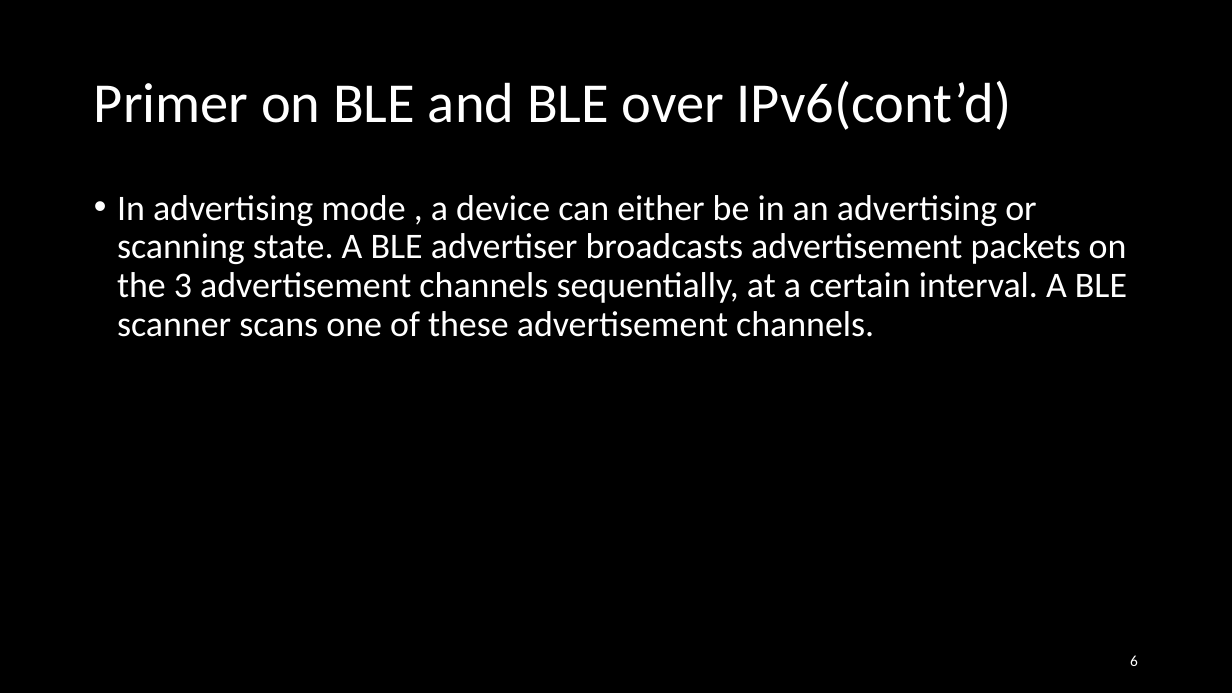
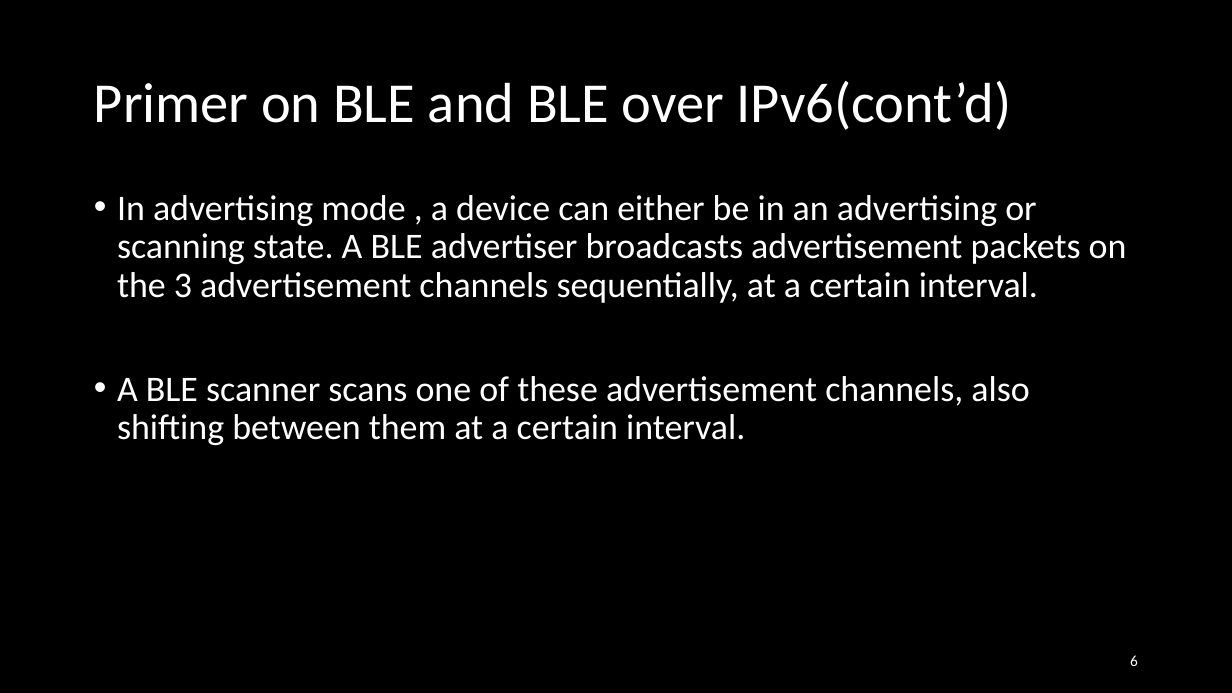
Before and after one commit to EKOISMYLOVE/NTUT_GM_PPT, a slide deck: slide 6 of A BLE-based multi-gateway network infrastructure with handover support for mobile BLE peripherals.pptx. Drawn at 1232x693 pixels with LibreOffice and Linux fonts; fonts in the diff are those of the drawing. Boxes give left, top, right and bottom in pixels: in the first picture for what was removed or moved away, otherwise in the second. Text is boxed around its words. In the diff, an @@ line names an element or a change of style, - is before the commit and + after.

Commit message:
Version 1.3

```diff
--- a/A BLE-based multi-gateway network infrastructure with handover support for mobile BLE peripherals.pptx
+++ b/A BLE-based multi-gateway network infrastructure with handover support for mobile BLE peripherals.pptx
@@ text at [117, 195, 1127, 445]: text changed @@
-• In advertising mode , a device can either be in an advertising or scanning state. A BLE advertiser broadcasts advertisement packets on the 3 advertisement channels sequentially, at a certain interval. A BLE scanner scans one of these advertisement channels.
+• In advertising mode , a device can either be in an advertising or scanning state. A BLE advertiser broadcasts advertisement packets on the 3 advertisement channels sequentially, at a certain interval.
+• A BLE scanner scans one of these advertisement channels, also shifting between them at a certain interval.
```
Also in this commit, not shown: 2 other slides changed, 3 slides added.
